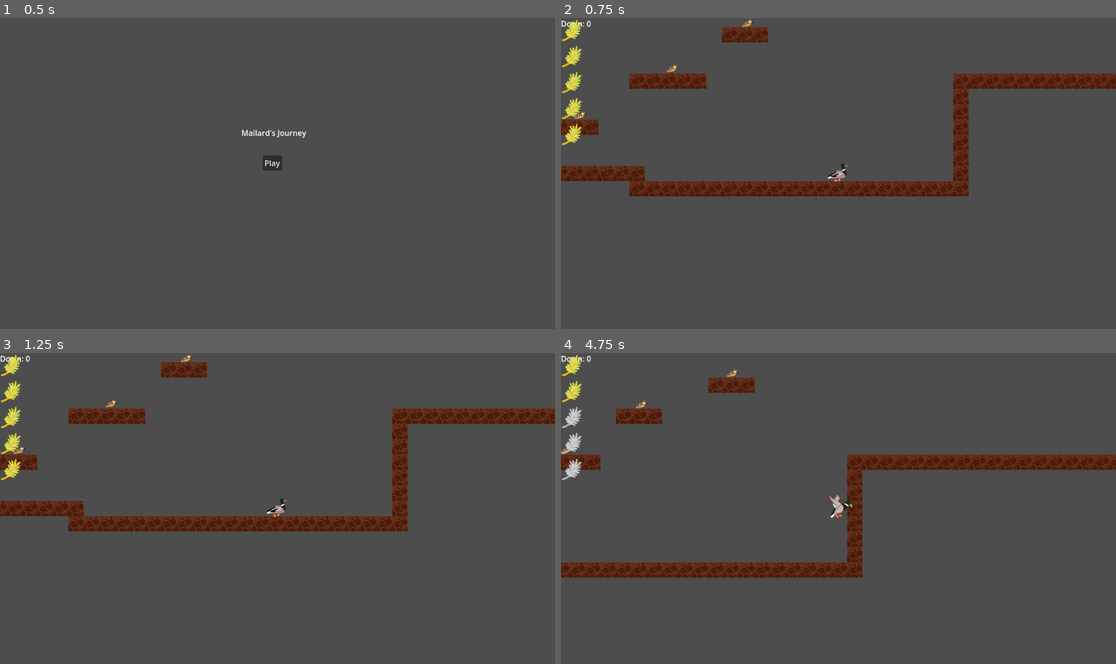
Above: before the commit, frames 1-4 (two rows, left to right).
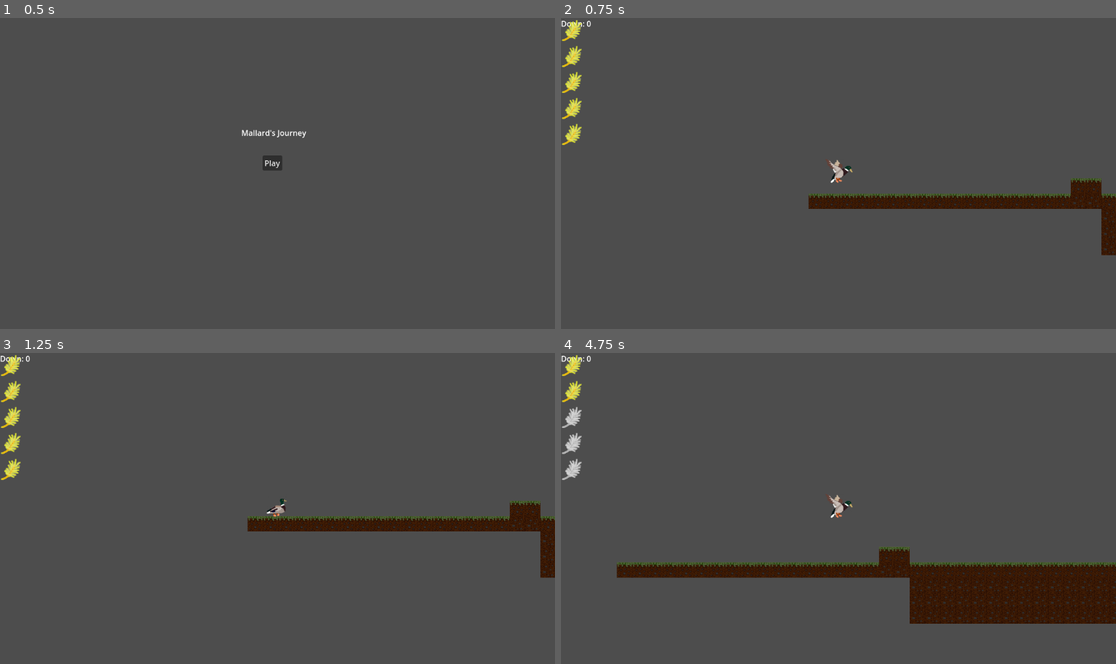
Above: after the commit, the same moments.

Repository: JoshJWight/gmtk_duck_game
Game: Godot game, scene res://main_menu.tscn
Two runs of this game, one before a commit and one after it. Both use one fixed random seed, a clock stepped at 60 frames per second and the inputs below. Sound files missing from this copy of the repository are replaced by a short silence.
Inputs:
- Up to frame 1 (0.5 s): no input
- Up to frame 2 (0.75 s): click "Play" at 0.5 s
- Up to frame 3 (1.25 s): no input
- Up to frame 4 (4.75 s): tap Enter (ui_accept) at 1.25, 1.52, 1.82, 2.27, 2.57, 3.77, 4.07, 4.52 s; hold Right (ui_right) 1.28-2.78 s; tap E (interact) every 0.75 s from 1.35 to 4.35 s; hold Left (ui_left) 2.78-3.53 s; hold Right (ui_right) from 3.53 s (still down)

Frame 1 is identical in both runs. In frame 2, 11% of the frame differs, in the area x 0-100%, y 0-77%; in frame 3, 9.0%; in frame 4, 14%, in the area x 0-100%, y 5-88%.

Commit message:
Level transition logic

Diff:
--- a/Levels/Level1.tscn
+++ b/Levels/Level1.tscn
@@ -1,10 +1,11 @@
-[gd_scene load_steps=6 format=4 uid="uid://hc4ynpwrcalv"]
+[gd_scene load_steps=7 format=4 uid="uid://hc4ynpwrcalv"]
 
 [ext_resource type="Script" uid="uid://davqit6x5xs7q" path="res://Scripts/level_logic.gd" id="1_nutv8"]
 [ext_resource type="PackedScene" uid="uid://cfeuaq3vq712l" path="res://hud.tscn" id="2_05pb0"]
 [ext_resource type="TileSet" uid="uid://cwwpcn8llkg00" path="res://forest.tres" id="3_nutv8"]
 [ext_resource type="PackedScene" uid="uid://drips208myuq8" path="res://player.tscn" id="4_xcayt"]
 [ext_resource type="PackedScene" uid="uid://1min7nkqpo7o" path="res://duckling.tscn" id="5_5g41i"]
+[ext_resource type="PackedScene" uid="uid://d0es53hwx4tll" path="res://exit_point.tscn" id="6_05pb0"]
 
 [node name="Node2D" type="Node2D"]
 script = ExtResource("1_nutv8")
@@ -33,3 +34,6 @@
 
 [node name="Duckling5" parent="." instance=ExtResource("5_5g41i")]
 position = Vector2(2040, -202)
+
+[node name="ExitPoint" parent="." instance=ExtResource("6_05pb0")]
+position = Vector2(2308, 33)
--- a/Levels/Level2.tscn
+++ b/Levels/Level2.tscn
@@ -1,10 +1,11 @@
-[gd_scene load_steps=6 format=4 uid="uid://c2yieunikrwq1"]
+[gd_scene load_steps=7 format=4 uid="uid://c2yieunikrwq1"]
 
 [ext_resource type="Script" uid="uid://davqit6x5xs7q" path="res://Scripts/level_logic.gd" id="1_nn734"]
 [ext_resource type="TileSet" uid="uid://cwwpcn8llkg00" path="res://forest.tres" id="2_v115i"]
 [ext_resource type="PackedScene" uid="uid://cfeuaq3vq712l" path="res://hud.tscn" id="3_v115i"]
 [ext_resource type="PackedScene" uid="uid://1min7nkqpo7o" path="res://duckling.tscn" id="4_506po"]
 [ext_resource type="PackedScene" uid="uid://drips208myuq8" path="res://player.tscn" id="5_v115i"]
+[ext_resource type="PackedScene" uid="uid://d0es53hwx4tll" path="res://exit_point.tscn" id="6_jglcl"]
 
 [node name="Node2D" type="Node2D"]
 script = ExtResource("1_nn734")
@@ -33,3 +34,7 @@
 
 [node name="Duckling5" parent="." instance=ExtResource("4_506po")]
 position = Vector2(280, -264)
+
+[node name="ExitPoint" parent="." instance=ExtResource("6_jglcl")]
+position = Vector2(1693, -31)
+levelIdx = 1
--- a/Levels/Level3.tscn
+++ b/Levels/Level3.tscn
@@ -1,10 +1,11 @@
-[gd_scene load_steps=6 format=4 uid="uid://bhv7d78685ebo"]
+[gd_scene load_steps=7 format=4 uid="uid://bhv7d78685ebo"]
 
 [ext_resource type="Script" uid="uid://davqit6x5xs7q" path="res://Scripts/level_logic.gd" id="1_yd8fq"]
 [ext_resource type="TileSet" uid="uid://cwwpcn8llkg00" path="res://forest.tres" id="2_jon3f"]
 [ext_resource type="PackedScene" uid="uid://cfeuaq3vq712l" path="res://hud.tscn" id="3_yd8fq"]
 [ext_resource type="PackedScene" uid="uid://drips208myuq8" path="res://player.tscn" id="4_yd8fq"]
 [ext_resource type="PackedScene" uid="uid://1min7nkqpo7o" path="res://duckling.tscn" id="5_vybwq"]
+[ext_resource type="PackedScene" uid="uid://d0es53hwx4tll" path="res://exit_point.tscn" id="6_vybwq"]
 
 [node name="Node2D" type="Node2D"]
 script = ExtResource("1_yd8fq")
@@ -34,3 +35,7 @@
 
 [node name="Duckling5" parent="." instance=ExtResource("5_vybwq")]
 position = Vector2(-139, -170)
+
+[node name="ExitPoint" parent="." instance=ExtResource("6_vybwq")]
+position = Vector2(1209, 63)
+levelIdx = 2
--- a/Levels/Level4.tscn
+++ b/Levels/Level4.tscn
@@ -1,10 +1,11 @@
-[gd_scene load_steps=6 format=4 uid="uid://8kv5weyw3xvn"]
+[gd_scene load_steps=7 format=4 uid="uid://8kv5weyw3xvn"]
 
 [ext_resource type="Script" uid="uid://davqit6x5xs7q" path="res://Scripts/level_logic.gd" id="1_2qv2g"]
 [ext_resource type="TileSet" uid="uid://cwwpcn8llkg00" path="res://forest.tres" id="1_70wcc"]
 [ext_resource type="PackedScene" uid="uid://drips208myuq8" path="res://player.tscn" id="3_0sogr"]
 [ext_resource type="PackedScene" uid="uid://cfeuaq3vq712l" path="res://hud.tscn" id="4_5brs8"]
 [ext_resource type="PackedScene" uid="uid://1min7nkqpo7o" path="res://duckling.tscn" id="5_0sogr"]
+[ext_resource type="PackedScene" uid="uid://d0es53hwx4tll" path="res://exit_point.tscn" id="6_5brs8"]
 
 [node name="Node2D" type="Node2D"]
 script = ExtResource("1_2qv2g")
@@ -34,3 +35,7 @@
 
 [node name="Duckling5" parent="." instance=ExtResource("5_0sogr")]
 position = Vector2(706, -393)
+
+[node name="ExitPoint" parent="." instance=ExtResource("6_5brs8")]
+position = Vector2(1292, 128)
+levelIdx = 3
--- a/Scripts/duckling.gd
+++ b/Scripts/duckling.gd
@@ -20,4 +20,7 @@
 	$CollisionShape2D.set_deferred("disabled", true)
 	$PeepSound.play()
 	await $PeepSound.finished
+	get_tree().call_group(
+		"exit",
+		"collectDuckling")
 	queue_free()
--- /dev/null
+++ b/Scripts/end_screen.gd
@@ -0,0 +1,4 @@
+extends Control
+
+func _on_main_menu_button_pressed() -> void:
+	get_tree().change_scene_to_file("res://main_menu.tscn")
--- /dev/null
+++ b/Scripts/exit_point.gd
@@ -0,0 +1,39 @@
+extends Area2D
+
+@export var levelIdx: int
+
+const levels = [
+	"res://Levels/Level1.tscn",
+	"res://Levels/Level2.tscn",
+	"res://Levels/Level3.tscn",
+	"res://Levels/Level4.tscn",
+	"res://end_screen.tscn",
+]
+
+@onready var duckling_sprites := $Ducklings.get_children()
+
+var player_in_range: CharacterBody2D = null
+
+var nDucklings = 0
+
+func collectDuckling() -> void:
+	nDucklings += 1
+	for i in duckling_sprites.size():
+		duckling_sprites[i].visible = i < nDucklings
+
+	if nDucklings == 5:
+		$StatusLabel.text = "Ready to go!"
+	else:
+		$StatusLabel.text = "Missing ducklings: " + str(5 - nDucklings)
+
+func _on_body_entered(body: Node2D) -> void:
+	if body is CharacterBody2D:
+		player_in_range = body
+
+func _on_body_exited(body: Node2D) -> void:
+	if body == player_in_range:
+		player_in_range = null
+
+func _process(_delta: float) -> void:
+	if player_in_range != null and nDucklings == 5:
+		get_tree().change_scene_to_file(levels[levelIdx + 1])
--- a/Scripts/main_menu.gd
+++ b/Scripts/main_menu.gd
@@ -1,4 +1,4 @@
 extends Control
 
 func _on_play_button_pressed() -> void:
-	get_tree().change_scene_to_file("res://test_level.tscn")
+	get_tree().change_scene_to_file("res://Levels/Level1.tscn")
--- a/Scripts/player.gd
+++ b/Scripts/player.gd
@@ -87,9 +87,9 @@
 
 func _physics_process(delta: float) -> void:
 	#Fall through one-ways if holding down
-	set_collision_mask_value(2, !Input.is_action_pressed("ui_down"))
+	set_collision_mask_value(2, !Input.is_action_pressed("move_down"))
 
-	var direction := Input.get_axis("ui_left", "ui_right")
+	var direction := Input.get_axis("move_left", "move_right")
 	if currentSprite == SPRITE_GLIDING:
 		velocity.x = direction * GLIDE_SPEED
 	else:
--- /dev/null
+++ b/end_screen.tscn
@@ -0,0 +1,30 @@
+[gd_scene load_steps=2 format=3 uid="uid://dn13hmwvkjhsi"]
+
+[ext_resource type="Script" uid="uid://ci4qhy2851m53" path="res://Scripts/end_screen.gd" id="1_my301"]
+
+[node name="Control" type="Control"]
+layout_mode = 3
+anchors_preset = 15
+anchor_right = 1.0
+anchor_bottom = 1.0
+grow_horizontal = 2
+grow_vertical = 2
+script = ExtResource("1_my301")
+
+[node name="Label" type="Label" parent="."]
+layout_mode = 0
+offset_left = 295.0
+offset_top = 170.0
+offset_right = 335.0
+offset_bottom = 193.0
+text = "Game Complete, thanks for playing!"
+
+[node name="Button" type="Button" parent="."]
+layout_mode = 0
+offset_left = 347.0
+offset_top = 221.0
+offset_right = 443.0
+offset_bottom = 252.0
+text = "Main Menu"
+
+[connection signal="pressed" from="Button" to="." method="_on_main_menu_button_pressed"]
--- /dev/null
+++ b/exit_point.tscn
@@ -0,0 +1,51 @@
+[gd_scene load_steps=4 format=3 uid="uid://d0es53hwx4tll"]
+
+[ext_resource type="Script" uid="uid://u7s5h3hdrvpk" path="res://Scripts/exit_point.gd" id="1_mf5k5"]
+[ext_resource type="Texture2D" uid="uid://tgbn7cnfd728" path="res://DuckSprites/Duckling.png" id="1_n1x11"]
+
+[sub_resource type="RectangleShape2D" id="RectangleShape2D_k0k0u"]
+size = Vector2(343, 50)
+
+[node name="ExitPoint" type="Area2D" groups=["exit"]]
+script = ExtResource("1_mf5k5")
+
+[node name="CollisionShape2D" type="CollisionShape2D" parent="."]
+position = Vector2(80.5, -25)
+shape = SubResource("RectangleShape2D_k0k0u")
+
+[node name="Ducklings" type="Node2D" parent="."]
+
+[node name="DucklingSprite1" type="Sprite2D" parent="Ducklings"]
+visible = false
+position = Vector2(-39, -16)
+texture = ExtResource("1_n1x11")
+
+[node name="DucklingSprite2" type="Sprite2D" parent="Ducklings"]
+visible = false
+position = Vector2(-13, -16)
+texture = ExtResource("1_n1x11")
+
+[node name="DucklingSprite3" type="Sprite2D" parent="Ducklings"]
+visible = false
+position = Vector2(15, -16)
+texture = ExtResource("1_n1x11")
+
+[node name="DucklingSprite4" type="Sprite2D" parent="Ducklings"]
+visible = false
+position = Vector2(41, -16)
+texture = ExtResource("1_n1x11")
+
+[node name="DucklingSprite5" type="Sprite2D" parent="Ducklings"]
+visible = false
+position = Vector2(67, -16)
+texture = ExtResource("1_n1x11")
+
+[node name="StatusLabel" type="Label" parent="."]
+offset_left = -91.0
+offset_top = -74.0
+offset_right = -51.0
+offset_bottom = -51.0
+text = "Missing ducklings: 5"
+
+[connection signal="body_entered" from="." to="." method="_on_body_entered"]
+[connection signal="body_exited" from="." to="." method="_on_body_exited"]
--- a/project.godot
+++ b/project.godot
@@ -27,6 +27,24 @@
 "events": [Object(InputEventKey,"resource_local_to_scene":false,"resource_name":"","device":-1,"window_id":0,"alt_press …(192 unchanged characters)…
 ]
 }
+move_left={
+"deadzone": 0.2,
+"events": [Object(InputEventKey,"resource_local_to_scene":false,"resource_name":"","device":-1,"window_id":0,"alt_pressed":false,"shift_pressed":false,"ctrl_pressed":false,"meta_pressed":false,"pressed":false,"keycode":0,"physical_keycode":65,"key_label":0,"unicode":97,"location":0,"echo":false,"script":null)
+, Object(InputEventKey,"resource_local_to_scene":false,"resource_name":"","device":-1,"window_id":0,"alt_pressed":false,"shift_pressed":false,"ctrl_pressed":false,"meta_pressed":false,"pressed":false,"keycode":0,"physical_keycode":4194319,"key_label":0,"unicode":0,"location":0,"echo":false,"script":null)
+]
+}
+move_right={
+"deadzone": 0.2,
+"events": [Object(InputEventKey,"resource_local_to_scene":false,"resource_name":"","device":-1,"window_id":0,"alt_pressed":false,"shift_pressed":false,"ctrl_pressed":false,"meta_pressed":false,"pressed":false,"keycode":0,"physical_keycode":68,"key_label":0,"unicode":100,"location":0,"echo":false,"script":null)
+, Object(InputEventKey,"resource_local_to_scene":false,"resource_name":"","device":-1,"window_id":0,"alt_pressed":false,"shift_pressed":false,"ctrl_pressed":false,"meta_pressed":false,"pressed":false,"keycode":0,"physical_keycode":4194321,"key_label":0,"unicode":0,"location":0,"echo":false,"script":null)
+]
+}
+move_down={
+"deadzone": 0.2,
+"events": [Object(InputEventKey,"resource_local_to_scene":false,"resource_name":"","device":-1,"window_id":0,"alt_pressed":false,"shift_pressed":false,"ctrl_pressed":false,"meta_pressed":false,"pressed":false,"keycode":0,"physical_keycode":83,"key_label":0,"unicode":115,"location":0,"echo":false,"script":null)
+, Object(InputEventKey,"resource_local_to_scene":false,"resource_name":"","device":-1,"window_id":0,"alt_pressed":false,"shift_pressed":false,"ctrl_pressed":false,"meta_pressed":false,"pressed":false,"keycode":0,"physical_keycode":4194322,"key_label":0,"unicode":0,"location":0,"echo":false,"script":null)
+]
+}
 
 [rendering]
 
Not shown, added: Scripts/end_screen.gd.uid
Not shown, added: Scripts/exit_point.gd.uid
